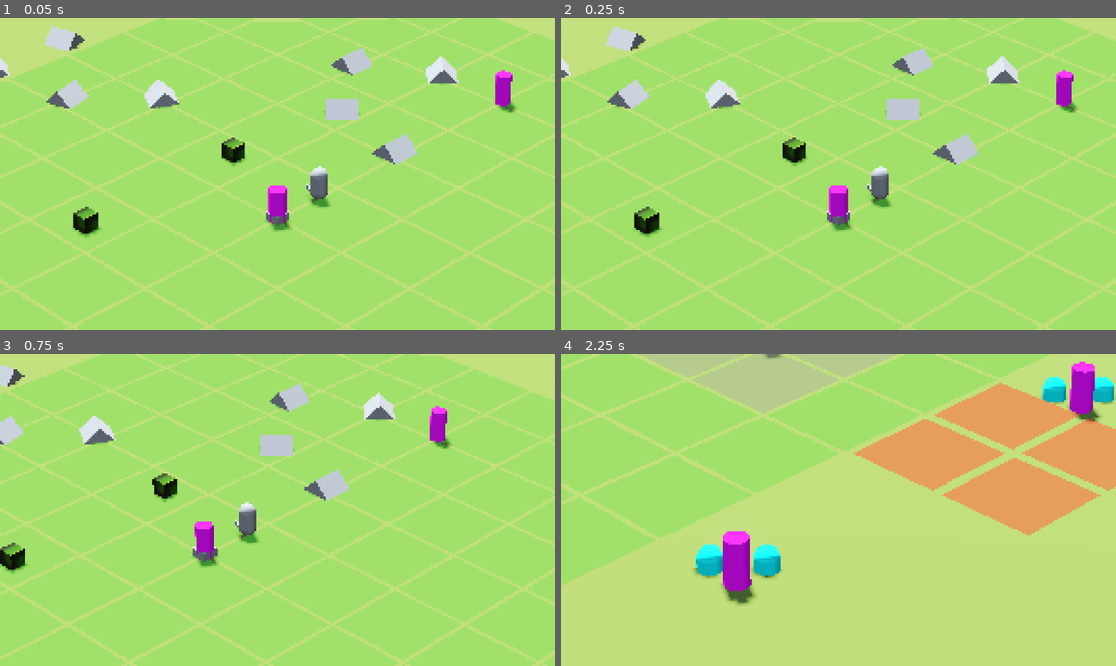
Above: before the commit, frames 1-4 (two rows, left to right).
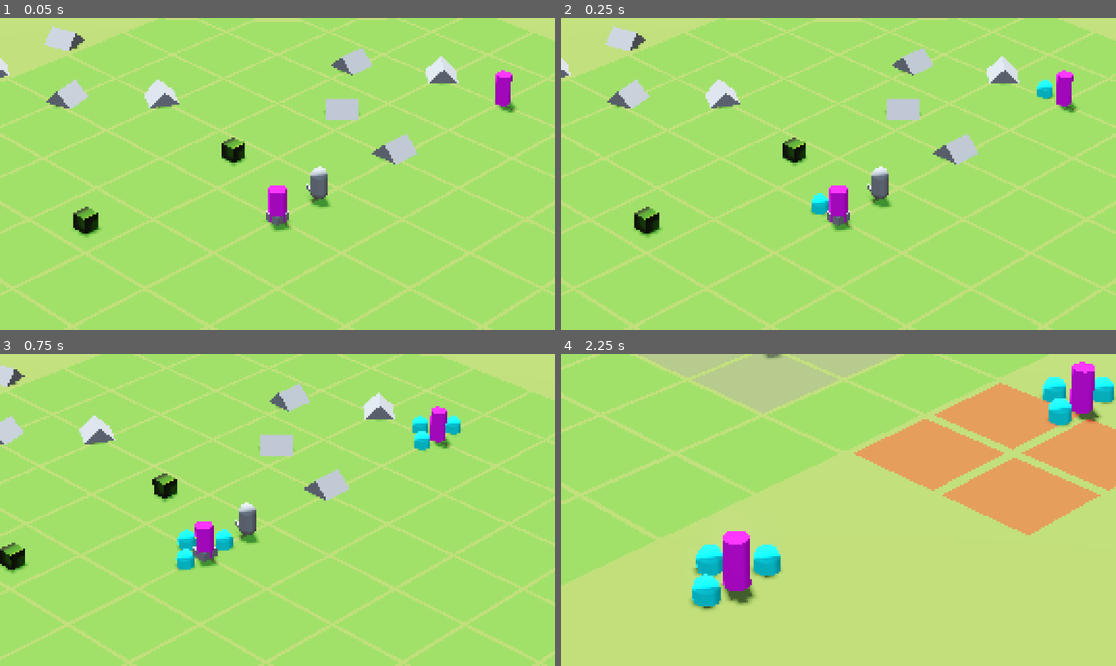
Above: after the commit, the same moments.

Repository: jalejr/Incrememental
Game: Godot game, scene res://main.tscn
Same seed, same stepped clock (60 frames per second), same inputs: the game is played once before the commit and once after it. The engine's default icon, where the game draws it, is replaced by a stand-in: a white triangle on a blue panel in a dark square.
Inputs (mouse positions are in pixels of both pictures, inside the frame that each line leads up to):
- Up to frame 1 (0.05 s): no input
- Up to frame 2 (0.25 s): no input
- Up to frame 3 (0.75 s): tap Enter (enter) at 0.5, 0.6 s; move the mouse to (399, 494) at 0.52 s; hold Right (right) from 0.53 s (still down); click (399, 494) at 0.67 s
- Up to frame 4 (2.25 s): tap F (test) at 0.8, 1.35 s; move the mouse to (727, 525) at 1.27 s; release Right (right) at 1.28 s; hold S (backward) 1.28-2.03 s; tap Enter (enter) at 1.55 s; move the mouse to (894, 441) at 2.02 s; hold Right (right) from 2.03 s (still down); hold Mouse wheel up (camera_zoom_in) from 2.03 s (still down)

Frame 1 is identical in both runs. In frame 2, 0.4% of the frame differs, in the area x 45-89%, y 19-64%; in frame 3, 1.0%, in the area x 31-83%, y 19-70%; in frame 4, 0.9%.
Error in both runs: Cannot call method 'storage_buffer_create' on a null value. (res://compositor/scripts/edge_detection_compositor.gd:20)

Commit message:
Updates to spatial grid manager

Diff:
--- a/grids/spatial_grid/classes/spatial_grid_entity.gd
+++ b/grids/spatial_grid/classes/spatial_grid_entity.gd
@@ -5,3 +5,4 @@
 var team_id: int
 var grid_cell: Vector2i
 var radius: float
+var occupied_cells: Array[Vector2i] = []
--- a/grids/spatial_grid/classes/spatial_grid_unit.gd
+++ b/grids/spatial_grid/classes/spatial_grid_unit.gd
@@ -1,5 +1,4 @@
 extends SpatialGridEntity
 class_name SpatialGridUnit
 
-var manager: UnitManager
 var manager_index: int
--- a/grids/spatial_grid/spatial_grid.gd
+++ b/grids/spatial_grid/spatial_grid.gd
@@ -16,15 +16,15 @@
 
 
 ## public methods
-func register_unit(position: Vector3, radius: float, manager: Node, manager_index: int, team_id: int = 0) -> SpatialGridUnit:
+func register_unit(position: Vector3, radius: float, manager_index: int, team_id: int = 0) -> SpatialGridUnit:
 	var data = SpatialGridUnit.new()
+	data.manager_index = manager_index
 	data.position = position
 	data.radius = radius
-	data.manager = manager
-	data.manager_index = manager_index
 	data.team_id = team_id
 	data.grid_cell = world_to_grid(position)
 	data.entity_id = _next_unit_id
+	data.occupied_cells = _get_potentially_occupied_cells(data.grid_cell, radius)
 	_next_unit_id += 1
 
 	_registered_units.append(data)
@@ -33,14 +33,15 @@
 	return data
 
 
-func register_building(position: Vector3, building: Node3D, team_id: int, attack_radius: float) -> SpatialGridBuilding:
+func register_building(position: Vector3, radius: float, building: Node3D) -> SpatialGridBuilding:
 	var data = BuildingGridData.new()
 	data.position = position
+	data.radius = building.radius
 	data.building = building
-	data.team_id = team_id
+	data.team_id = building.team_id
 	data.grid_cell = world_to_grid(position)
 	data.entity_id = _next_building_id
-	data.attack_radius = attack_radius
+	data.occupied_cells = _get_potentially_occupied_cells(data.grid_cell, radius)
 	_next_building_id += 1
 
 	_registered_buildings.append(data)
@@ -59,99 +60,154 @@
 	_registered_buildings.erase(building_data)
 
 
-func update_unit_position(unit_data: SpatialGridUnit, new_position: Vector3):
+func update_unit_position(unit_data: SpatialGridUnit, new_position: Vector3) -> void:
 	var new_cell = world_to_grid(new_position)
 
 	if new_cell != unit_data.grid_cell:
 		_remove_from_grid(unit_data)
 		unit_data.grid_cell = new_cell
+		unit_data.position = new_position
+		unit_data.occupied_cells = _get_potentially_occupied_cells(unit_data.grid_cell, unit_data.radius)
 		_add_to_grid(unit_data)
-
-	unit_data.position = new_position
-
-
-func get_nearby_units(position: Vector3, radius: float, exclude_team: int = -1) -> Array[SpatialGridUnit]:
+	else:
+		unit_data.position = new_position
+
+
+func get_nearby_units(position: Vector3, radius: float, team_id: int = -1, is_targeting_allies: bool = false) -> Array[SpatialGridUnit]:
 	var nearby_units: Array[SpatialGridUnit] = []
+	var seen_entities: Dictionary = {}
 	var center_cell = world_to_grid(position)
-
 	var cell_distance_to_check = int(ceil(radius / grid_cell_size)) + 1
-	var radius_squared = radius * radius
-
 	var cells_to_check = get_cells_in_radius(center_cell, cell_distance_to_check)
+
 	for cell_to_check in cells_to_check:
 		if not _unit_grid.has(cell_to_check):
 			continue
 
 		var cell_units = _unit_grid[cell_to_check]
 		for unit_data in cell_units.values():
-			if exclude_team >= 0 and unit_data.team_id == exclude_team:
+			if seen_entities.has(unit_data.entity_id):
 				continue
 
+			seen_entities[unit_data.entity_id] = true
+
+			if is_targeting_allies:
+				if unit_data.team_id != team_id:
+					continue
+			else:
+				if unit_data.team_id == team_id:
+					continue
+
 			var distance_squared = position.distance_squared_to(unit_data.position)
-			if distance_squared <= radius_squared:
+			var effective_radius = radius + unit_data.radius
+
+			if distance_squared <= effective_radius * effective_radius:
 				nearby_units.append(unit_data)
 
 	return nearby_units
 
 
-func get_nearby_buildings(position: Vector3, radius: float, exclude_team: int = -1) -> Array[SpatialGridBuilding]:
+func get_nearby_buildings(position: Vector3, radius: float, team_id: int = -1, is_targeting_allies: bool = false) -> Array[SpatialGridBuilding]:
 	var nearby_buildings: Array[SpatialGridBuilding] = []
+	var seen_entities: Dictionary = {}
 	var center_cell = world_to_grid(position)
 	var cell_radius = int(ceil(radius / grid_cell_size)) + 1
-
 	var cells_to_check = get_cells_in_radius(center_cell, cell_radius)
 
-	for cell in cells_to_check:
-		if not _building_grid.has(cell):
+	for cell_to_check in cells_to_check:
+		if not _building_grid.has(cell_to_check):
 			continue
 
-		var cell_buildings = _building_grid[cell]
+		var cell_buildings = _building_grid[cell_to_check]
 		for building_data in cell_buildings.values():
-			if exclude_team >= 0 and building_data.team_id == exclude_team:
+			if seen_entities.has(building_data.entity_id):
 				continue
 
-			var distance = position.distance_to(building_data.position)
-			if distance <= radius + building_data.radius:
+			seen_entities[building_data.entity_id] = true
+
+			if is_targeting_allies:
+				if building_data.team_id != team_id:
+					continue
+			else:
+				if building_data.team_id == team_id:
+					continue
+
+			var distance = position.distance_squared_to(building_data.position)
+			var effective_radius = radius + building_data.radius
+
+			if distance <= effective_radius * effective_radius:
 				nearby_buildings.append(building_data)
 
 	return nearby_buildings
 
 
-func get_nearest_unit(position: Vector3, radius: float, exclude_team: int = -1) -> SpatialGridUnit:
-	var nearby_units = get_nearby_units(position, radius, exclude_team)
-
-	if nearby_units.is_empty():
-		return null
-
-	var nearest_unit: SpatialGridUnit = null
-	var nearest_unit_distance_squared = INF
-
-	for unit_data in nearby_units:
-		var distance_squared = position.distance_squared_to(unit_data.position)
-
-		if distance_squared < nearest_unit_distance_squared:
-			nearest_unit_distance_squared = distance_squared
-			nearest_unit = unit_data
-
-	return nearest_unit
-
-
-func get_nearest_building(position: Vector3, radius: float, exclude_team: int = -1) -> SpatialGridBuilding:
-	var nearby_buildings = get_nearby_buildings(position, radius, exclude_team)
-
-	if nearby_buildings.is_empty():
-		return null
-
-	var nearest: SpatialGridBuilding = null
-	var nearest_distance = INF
-
-	for building_data in nearby_buildings:
-		var distance = position.distance_to(building_data.position)
-		if distance < nearest_distance:
-			nearest_distance = distance
-			nearest = building_data
-
-	return nearest
+func get_nearest_unit(position: Vector3, radius: float, team_id: int = -1, is_targeting_allies: bool = false) -> SpatialGridUnit:
+	var center_cell = world_to_grid(position)
+	var max_cell_radius = int(ceil(radius / grid_cell_size)) + 1
+	var seen_entities: Dictionary = {}
+
+	# Search in expanding rings for early exit
+	for ring in range(max_cell_radius + 1):
+		var cells_in_ring = _get_cells_in_ring(center_cell, ring)
+
+		for cell in cells_in_ring:
+			if not _unit_grid.has(cell):
+				continue
+
+			var cell_units = _unit_grid[cell]
+			for unit_data in cell_units.values():
+				if seen_entities.has(unit_data.entity_id):
+					continue
+				seen_entities[unit_data.entity_id] = true
+
+				if is_targeting_allies:
+					if unit_data.team_id != team_id:
+						continue
+				else:
+					if unit_data.team_id == team_id:
+						continue
+
+				var distance_squared = position.distance_squared_to(unit_data.position)
+				var effective_radius = radius + unit_data.radius
+
+				if distance_squared <= effective_radius * effective_radius:
+					return unit_data
+
+	return null
+
+
+func get_nearest_building(position: Vector3, radius: float, team_id: int = -1, is_targeting_allies: bool = false) -> SpatialGridBuilding:
+	var center_cell = world_to_grid(position)
+	var max_cell_radius = int(ceil(radius / grid_cell_size)) + 1
+	var seen_entities: Dictionary = {}
+
+	for ring in range(max_cell_radius + 1):
+		var cells_in_ring = _get_cells_in_ring(center_cell, ring)
+
+		for cell in cells_in_ring:
+			if not _building_grid.has(cell):
+				continue
+
+			var cell_buildings = _building_grid[cell]
+			for building_data in cell_buildings.values():
+				if seen_entities.has(building_data.entity_id):
+					continue
+				seen_entities[building_data.entity_id] = true
+
+				if is_targeting_allies:
+					if building_data.team_id != team_id:
+						continue
+				else:
+					if building_data.team_id == team_id:
+						continue
+
+				var distance_squared = position.distance_squared_to(building_data.position)
+				var effective_radius = radius + building_data.radius
+
+				if distance_squared <= effective_radius * effective_radius:
+					return building_data
+
+	return null
 
 
 func get_units_in_cell(cell: Vector2i) -> Array[SpatialGridUnit]:
@@ -180,34 +236,75 @@
 
 ## private methods
 func _add_to_grid(unit_data: SpatialGridUnit):
-	if not _unit_grid.has(unit_data.grid_cell):
-		_unit_grid[unit_data.grid_cell] = {}
-	_unit_grid[unit_data.grid_cell][unit_data.entity_id] = unit_data
+	for cell in unit_data.occupied_cells:
+		if not _unit_grid.has(cell):
+			_unit_grid[cell] = {}
+		_unit_grid[cell][unit_data.entity_id] = unit_data
 
 
 func _remove_from_grid(unit_data: SpatialGridUnit):
-	if not _unit_grid.has(unit_data.grid_cell):
-		return
-
-	var cell_dict = _unit_grid[unit_data.grid_cell]
-	cell_dict.erase(unit_data.entity_id)
-
-	if cell_dict.is_empty():
-		_unit_grid.erase(unit_data.grid_cell)
+	for cell in unit_data.occupied_cells:
+		if not _unit_grid.has(cell):
+			continue
+
+		var cell_dict = _unit_grid[cell]
+		cell_dict.erase(unit_data.entity_id)
+
+		if cell_dict.is_empty():
+			_unit_grid.erase(cell)
 
 
 func _add_building_to_cell(building_data: SpatialGridBuilding):
-	if not _building_grid.has(building_data.grid_cell):
-		_building_grid[building_data.grid_cell] = {}
-	_building_grid[building_data.grid_cell][building_data.entity_id] = building_data
+	for cell in building_data.occupied_cells:
+		if not _building_grid.has(cell):
+			_building_grid[cell] = {}
+		_building_grid[cell][building_data.entity_id] = building_data
 
 
 func _remove_building_from_cell(building_data: SpatialGridBuilding):
-	if not _building_grid.has(building_data.grid_cell):
-		return
-
-	var cell_dict = _building_grid[building_data.grid_cell]
-	cell_dict.erase(building_data.entity_id)
-
-	if cell_dict.is_empty():
-		_building_grid.erase(building_data.grid_cell)
+	for cell in building_data.occupied_cells:
+		if not _building_grid.has(cell):
+			continue
+
+		var cell_dict = _building_grid[cell]
+		cell_dict.erase(building_data.entity_id)
+
+		if cell_dict.is_empty():
+			_building_grid.erase(cell)
+
+
+func _get_potentially_occupied_cells(center_cell: Vector2i, radius: float) -> Array[Vector2i]:
+	var occupied_cells: Array[Vector2i] = []
+
+	if radius < grid_cell_size * 0.5:
+		occupied_cells.append(center_cell)
+		return occupied_cells
+
+	var cell_radius = int(ceil(radius / grid_cell_size))
+
+	for x_offset in range(-cell_radius, cell_radius + 1):
+		for z_offset in range(-cell_radius, cell_radius + 1):
+			occupied_cells.append(Vector2i(
+				center_cell.x + x_offset,
+				center_cell.y + z_offset
+			))
+
+	return occupied_cells
+
+
+func _get_cells_in_ring(center: Vector2i, ring_radius: int) -> Array[Vector2i]:
+	var cells: Array[Vector2i] = []
+
+	if ring_radius == 0:
+		cells.append(center)
+		return cells
+
+	for x in range(-ring_radius, ring_radius + 1):
+		cells.append(Vector2i(center.x + x, center.y - ring_radius))  # Top edge
+		cells.append(Vector2i(center.x + x, center.y + ring_radius))  # Bottom edge
+
+	for z in range(-ring_radius + 1, ring_radius):
+		cells.append(Vector2i(center.x - ring_radius, center.y + z))  # Left edge
+		cells.append(Vector2i(center.x + ring_radius, center.y + z))  # Right edge
+
+	return cells
--- a/resources/spawner_data/barracks_spawner_data.tres
+++ b/resources/spawner_data/barracks_spawner_data.tres
@@ -5,6 +5,6 @@
 [resource]
 script = ExtResource("1_sesrs")
 unit_type = 1
-max_units = 25
-spawn_cooldown = 1.0
+max_units = 50
+spawn_cooldown = 0.2
 metadata/_custom_type_script = "uid://caeg7fu6jnkh3"
--- a/units/unit_manager/unit_data.gd
+++ b/units/unit_manager/unit_data.gd
@@ -30,6 +30,9 @@
 var grid_data: SpatialGridUnit
 var spawn_building: Node = null
 
+# Caching for optimization
+var cached_runtime = null
+
 func update_logic(_delta: float, _context: Dictionary) -> void:
 	pass
 
--- a/units/unit_manager/unit_manager.gd
+++ b/units/unit_manager/unit_manager.gd
@@ -8,6 +8,7 @@
 	var multimesh: MultiMesh
 	var multimesh_instance: MultiMeshInstance3D
 	var alive_count: int = 0
+	var visual_index: int = 0
 
 ## exports
 @export var unit_type_configs: Array[UnitTypeConfig] = []
@@ -100,6 +101,7 @@
 	unit.is_alive = true
 	unit.is_targetable = targetable
 	unit.is_attackable = attackable
+	unit.cached_runtime = runtime
 
 	unit.stats = _calculate_stats_with_buffs(config.default_stats, buffs)
 	unit.health = unit.stats.max_health
@@ -119,7 +121,7 @@
 		index = _all_units.size()
 		_all_units.append(unit)
 
-	unit.grid_data = grid_manager.register_unit(position, unit.stats.radius, self, index, team_id)
+	unit.grid_data = grid_manager.register_unit(position, unit.stats.radius, index, team_id)
 
 	_alive_count_for_all += 1
 	runtime.alive_count += 1
@@ -279,10 +281,18 @@
 	update_index = (start_index + checked) % max(_all_units.size(), 1)
 
 
+func _update_visuals_minimal(delta: float):
+	var count = 0
+	for unit in _all_units:
+		if not unit.is_alive:
+			continue
+		count += 1
+	print("Minimal: %d alive units iterated" % count)
+
+
 func _update_visuals(delta: float):
-	var type_instance_indices: Dictionary = {}
-	for unit_type in _unit_types_runtime.keys():
-		type_instance_indices[unit_type] = 0
+	for runtime in _unit_types_runtime.values():
+		runtime.visual_index = 0
 
 	for unit in _all_units:
 		if not unit.is_alive:
@@ -292,9 +302,9 @@
 
 		unit.visual_position = unit.visual_position.lerp(unit.position, lerp_weight)
 
-		var runtime = _unit_types_runtime[unit.unit_type]
-		var instance_idx = type_instance_indices[unit.unit_type]
-		type_instance_indices[unit.unit_type] += 1
+		var runtime = unit.cached_runtime
+		var instance_idx = runtime.visual_index
+		runtime.visual_index += 1
 
 		var transform = Transform3D(Basis(), unit.visual_position)
 		runtime.multimesh.set_instance_transform(instance_idx, transform)
@@ -313,7 +323,8 @@
 
 
 func _update_movement(delta: float) -> void:
-	for unit in _all_units:
+	for i in range(_all_units.size()):
+		var unit = _all_units[i]
 		if not unit.is_alive:
 			continue
 
Not shown, added: main.tscn11504376014.tmp
